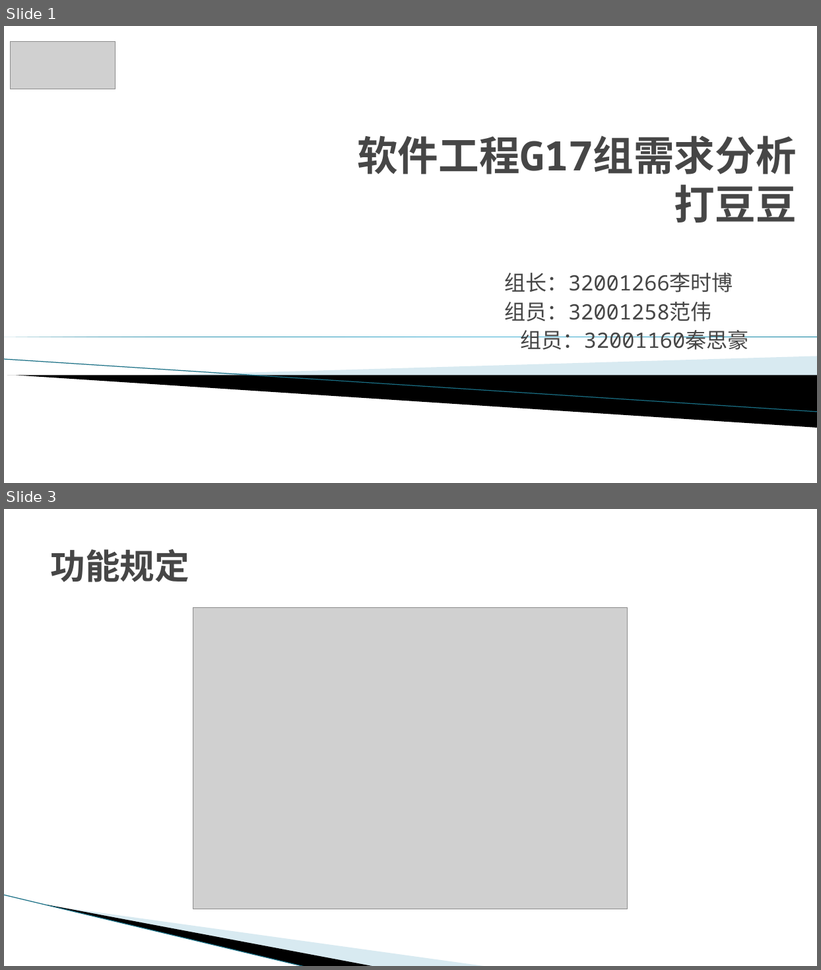
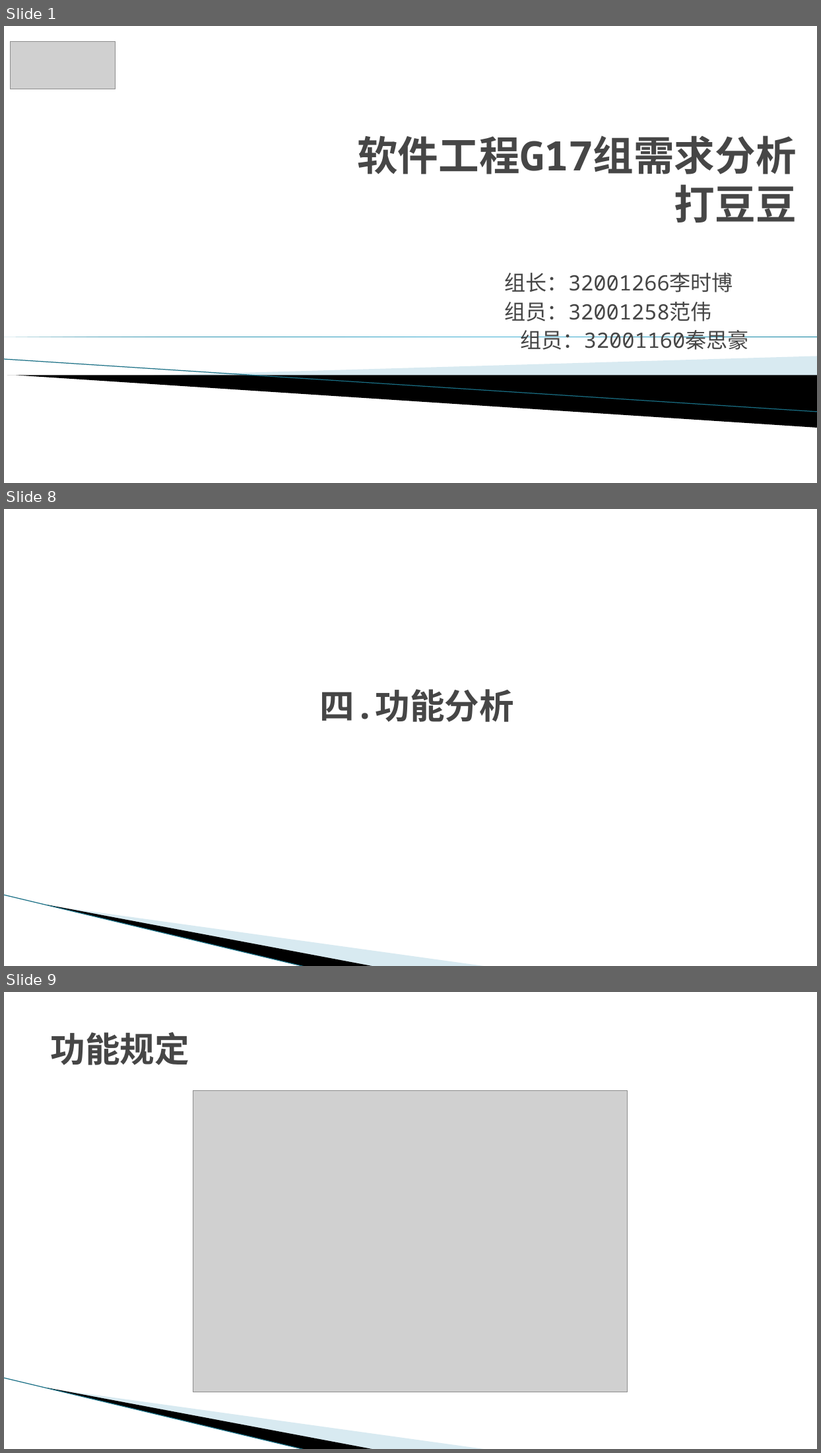
Before and after one commit to G17workfordadoudou/dadoudou, a slide deck: SE2022-G17小组-软件需求.pptx. Shown one above the other, each under a label of ours: slides 1 and 3 before the commit, slides 1, 8 and 9 after it; the slides between them are not shown. The pictures are 821x970 and 821x1453 pixels, drawn with LibreOffice and Linux fonts; fonts in the diff are those of the drawing; grey boxes stand for pictures; background and template pictures are left out. Boxes give left, top, right and bottom in pixels: in the first picture for what was removed or moved away, otherwise in the second. Text is boxed around its words. In the diff, an @@ line names an element or a change of style, - is before the commit and + after.

```diff
--- a/SE2022-G17小组-软件需求.pptx
+++ b/SE2022-G17小组-软件需求.pptx
@@ slide 8 added at <box>4,509,817,966</box>, background #FFFFFF; not listed: 3 template elements that a slide beside it also shows @@
@@ title added at <box>319,689,514,722</box>, 41 pt, text #464646, bold @@
+四.功能分析
@@ what was slide 3 is now slide 9 @@
```
Also in this commit, not shown: 1 slide changed, 8 other slides added, 7 other files.
